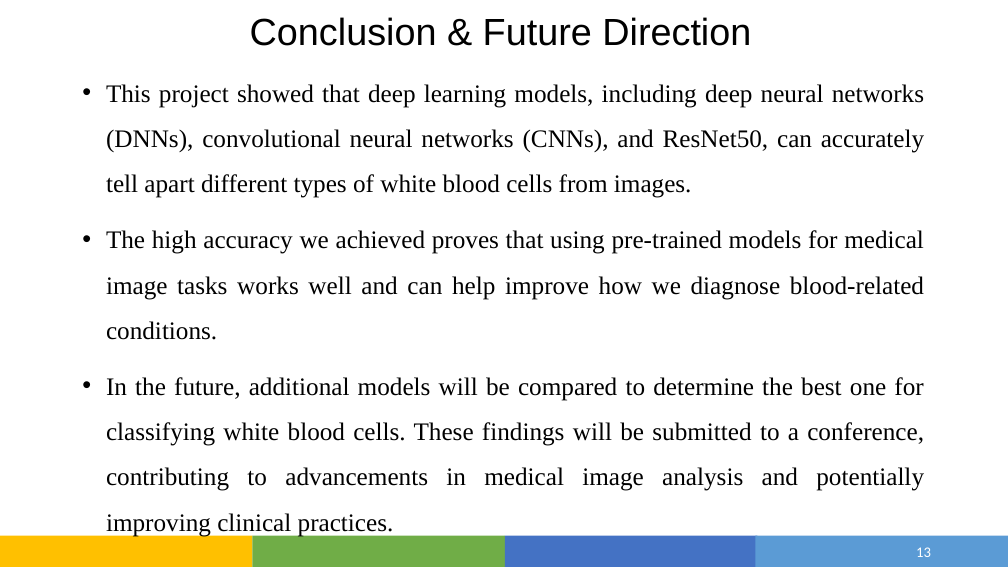
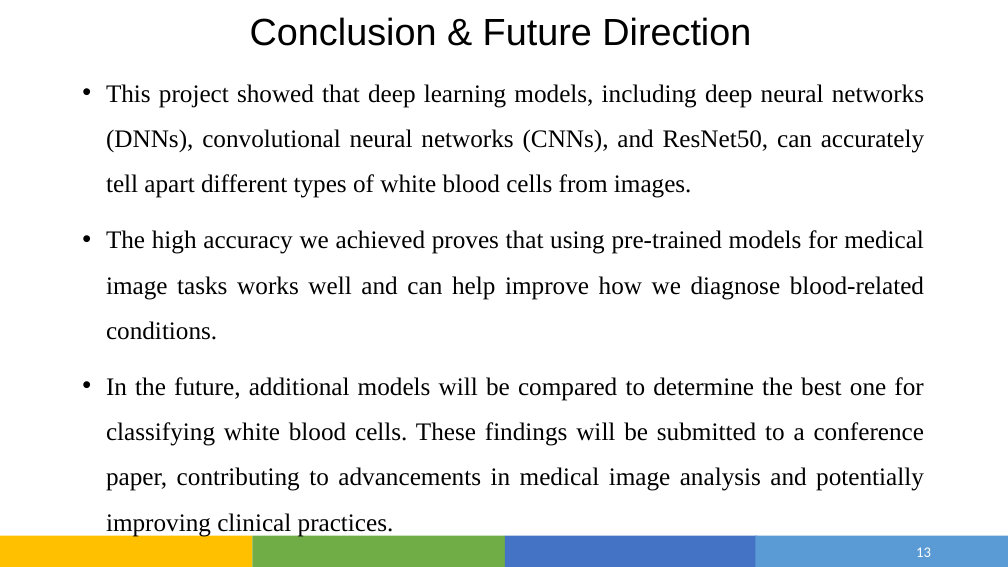
Before and after one commit to Devjethva1111/White_blood_cell, a slide deck: slide 13 of 23MDS003_Blood Cell Image Classifier using Deep learning Techniques.pptx. Drawn at 1008x567 pixels with LibreOffice and Linux fonts; fonts in the diff are those of the drawing. Boxes give left, top, right and bottom in pixels: in the first picture for what was removed or moved away, otherwise in the second. Text is boxed around its words. In the diff, an @@ line names an element or a change of style, - is before the commit and + after.

Commit message:
New
New

```diff
--- a/23MDS003_Blood Cell Image Classifier using Deep learning Techniques.pptx
+++ b/23MDS003_Blood Cell Image Classifier using Deep learning Techniques.pptx
@@ text at (106, 377, 924, 537): text changed @@
-• In the future, additional models will be compared to determine the best one for classifying white blood cells. These findings will be submitted to a conference, contributing to advancements in medical image analysis and potentially improving clinical practices.
+• In the future, additional models will be compared to determine the best one for classifying white blood cells. These findings will be submitted to a conference paper, contributing to advancements in medical image analysis and potentially improving clinical practices.
```
Also in this commit, not shown: 2 other slides changed.
